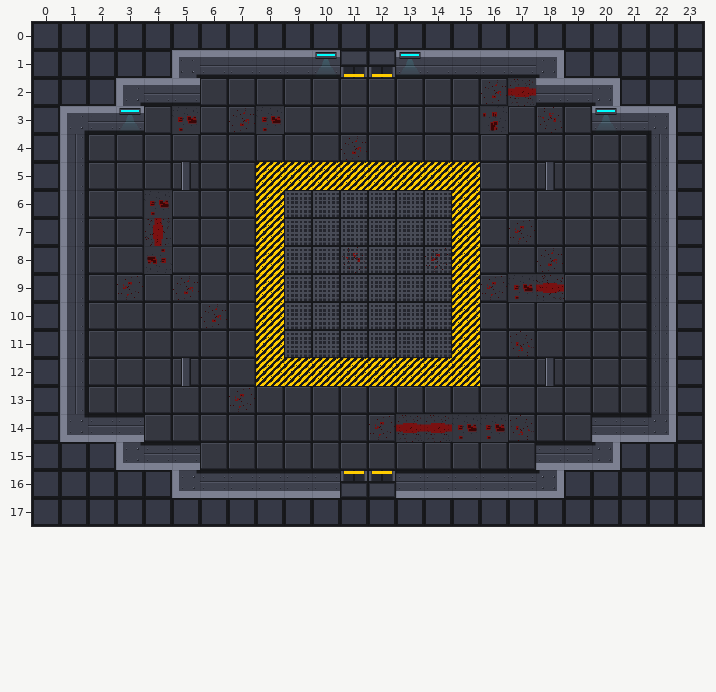
Tiled map, stored at Game/assets/arena.tmx. Above: the version before the commit.
Cells are 32x32 px. Shown: x 0..23, y 0..17.
After the commit:
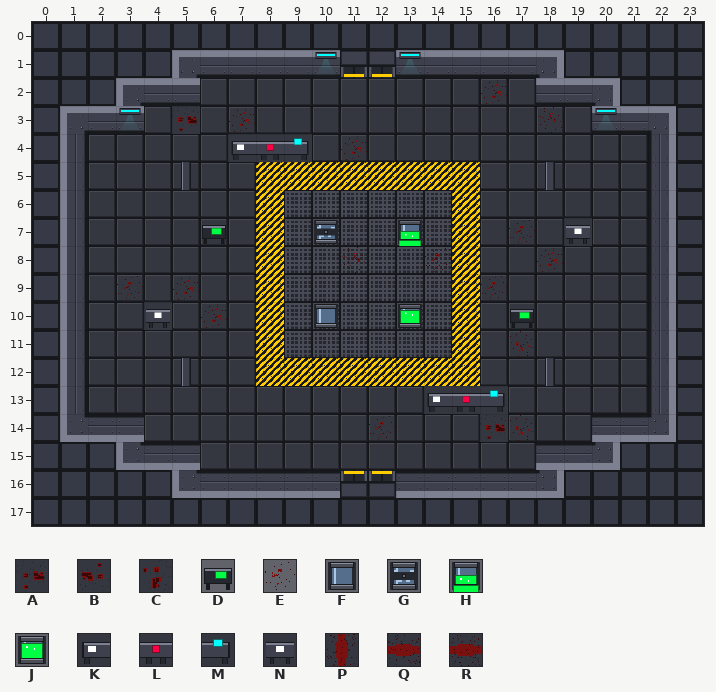
Key: from "tileset_lab": A 2, B 2 turned 180, C 2 turned 90, D 22, E 35, F 56, G 57, H 59, J 61, K 82, L 83, M 84, N 85, P 102, Q 102 turned 90, R 103.
_ is an empty cell, . an unchanged one.
Changes in this commit:
--- layer "Foreground"
@@ x 7..17 @@
- 2 ..........R
- 3 .A.......C.
- 4 ___........
+ 2 .........._
+ 3 ._......._.
+ 4 KLM........
@@ x 4..19 @@
- 6 A...............
- 7 P._..._.._....._
- 8 B...............
- 9 .............AQ.
-10 _....._.._..._..
+ 6 _...............
+ 7 _.D...G..H.....N
+ 8 _...............
+ 9 .............__.
+10 N.....F..J...D..
@@ x 7..16 @@
-13 E......___
-14 ......RRA.
+13 _......KLM
+14 ......___.
